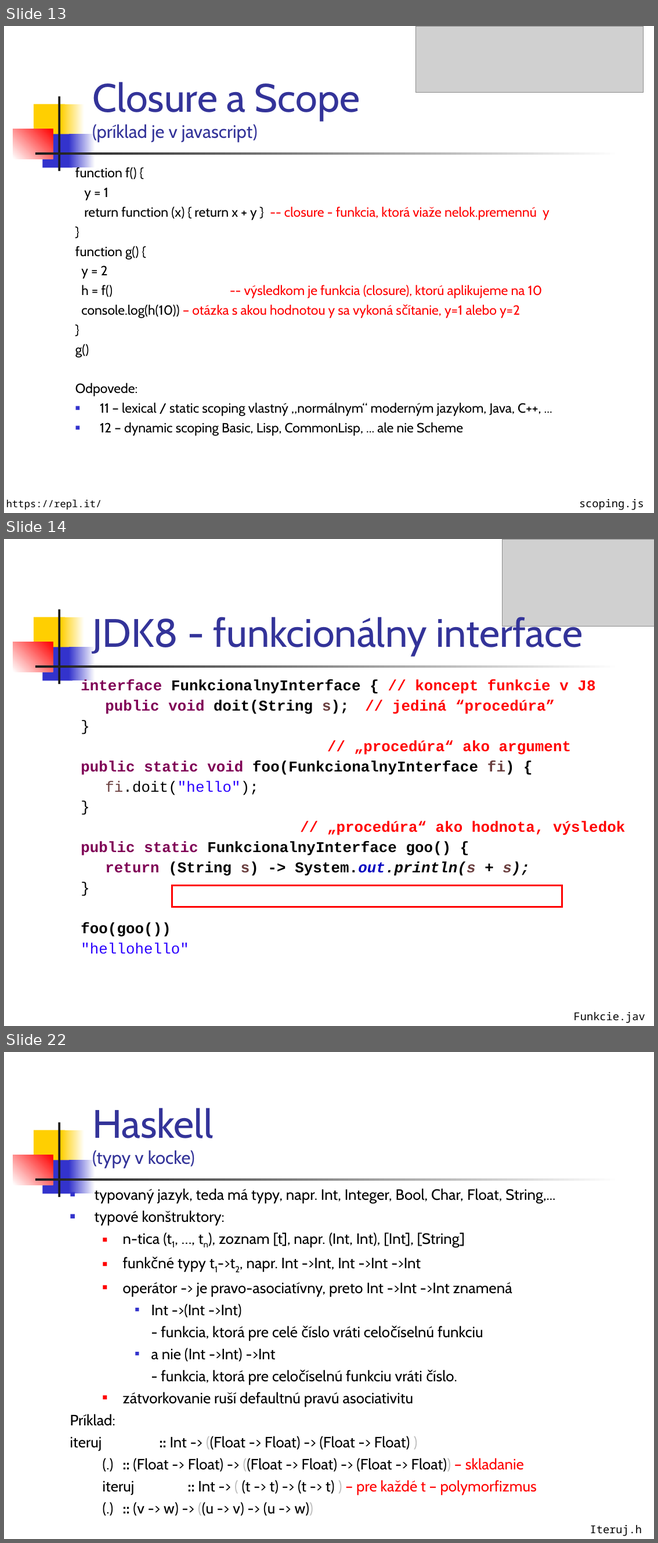
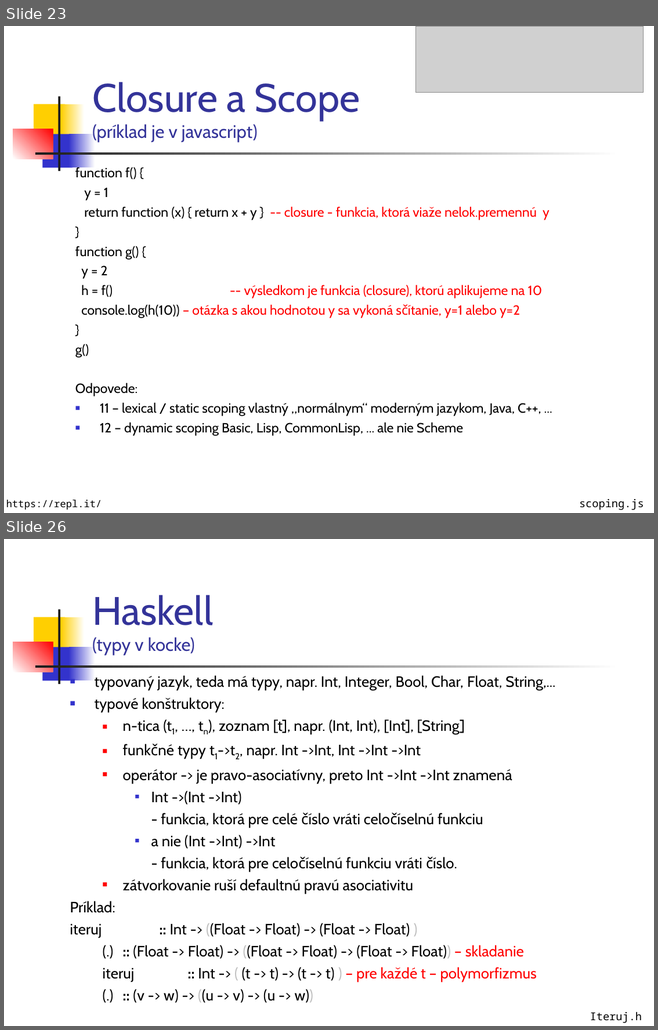
Before and after one commit to Funkcionalne/Prednasky, a slide deck: 01/01_fpro.ppt. Shown one above the other, each under a label of ours: slides 13, 14 and 22 before the commit, slides 23 and 26 after it; the slides between them are not shown. The pictures are 658x1543 and 658x1030 pixels, drawn with LibreOffice and Linux fonts; fonts in the diff are those of the drawing; grey boxes stand for pictures. Boxes give left, top, right and bottom in pixels: in the first picture for what was removed or moved away, otherwise in the second. Text is boxed around its words. In the diff, an @@ line names an element or a change of style, - is before the commit and + after.

```diff
--- a/01/01_fpro.ppt
+++ b/01/01_fpro.ppt
@@ slide 14 removed at [4,539,654,1026], background #FFFFFF; not listed: 7 template elements that a slide beside it also shows @@
@@ picture removed at [502,539,654,627] @@
@@ title removed at [92,613,582,656] @@
-JDK8 - funkcionálny interface
@@ text removed at [81,679,625,954] @@
-interface FunkcionalnyInterface { // koncept funkcie v J8
-public void doit(String s); // jediná “procedúra”
-}
-// „procedúra“ ako argument
-public static void foo(FunkcionalnyInterface fi) {
-fi.doit("hello");
-}
-// „procedúra“ ako hodnota, výsledok
-public static FunkcionalnyInterface goo() {
-return (String s) -> System.out.println(s + s);
-}
-foo(goo())
-"hellohello"
@@ rectangle removed at [172,885,561,907] @@
@@ text removed at [574,1012,645,1023] @@
-Funkcie.java
@@ what was slide 13 is now slide 23 @@
@@ what was slide 22 is now slide 26 @@
```
Also in this commit, not shown: 9 slides changed, 11 slides added, 7 other slides removed, 4 other files.
